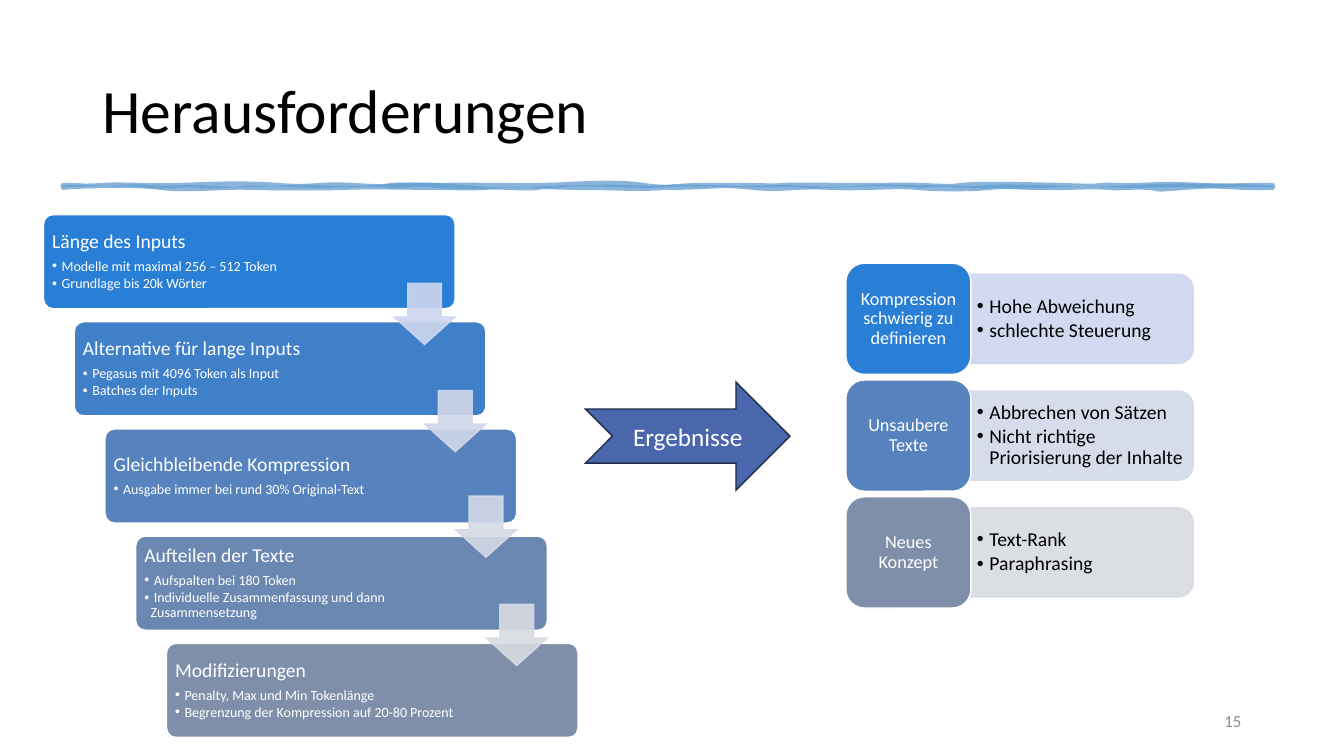
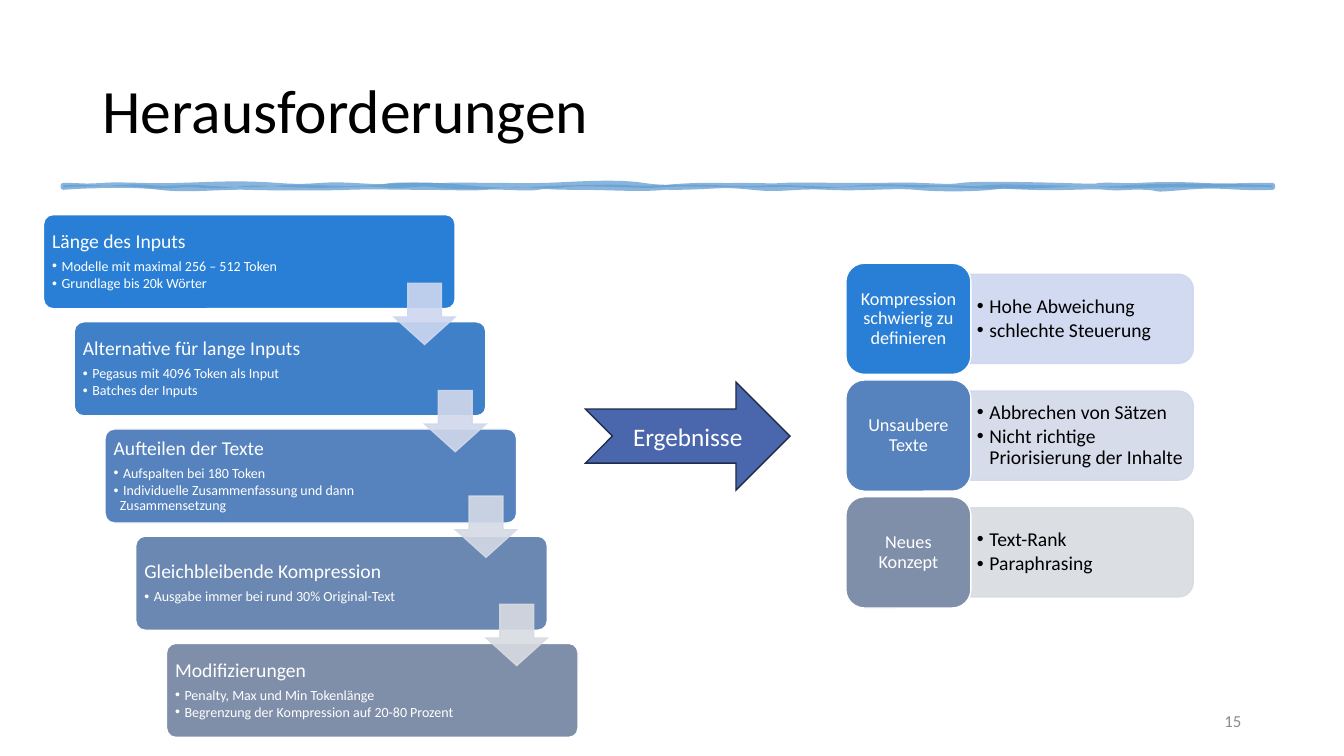
Before and after one commit to NICFRU/Projektrealisierung, a slide deck: slide 15 of Abgaben/Abgabe MS 3/Projektrealisierung_Endpresentation.pptx. Drawn at 1344x756 pixels with LibreOffice and Linux fonts; fonts in the diff are those of the drawing. Boxes give left, top, right and bottom in pixels: in the first picture for what was removed or moved away, otherwise in the second. Text is boxed around its words. In the diff, an @@ line names an element or a change of style, - is before the commit and + after.

```diff
--- a/Abgaben/Abgabe MS 3/Projektrealisierung_Endpresentation.pptx
+++ b/Abgaben/Abgabe MS 3/Projektrealisierung_Endpresentation.pptx
@@ text "Aufteilen der Texte": place and size @@
-text "Aufteilen der Texte" at [144, 548, 385, 620]
+text "Aufteilen der Texte" at [114, 441, 355, 513]
@@ text "Gleichbleibende Kompression": place and size @@
-text "Gleichbleibende Kompression" at [114, 457, 365, 497]
+text "Gleichbleibende Kompression" at [144, 564, 395, 604]
```
Also in this commit, not shown: 1 other file.
